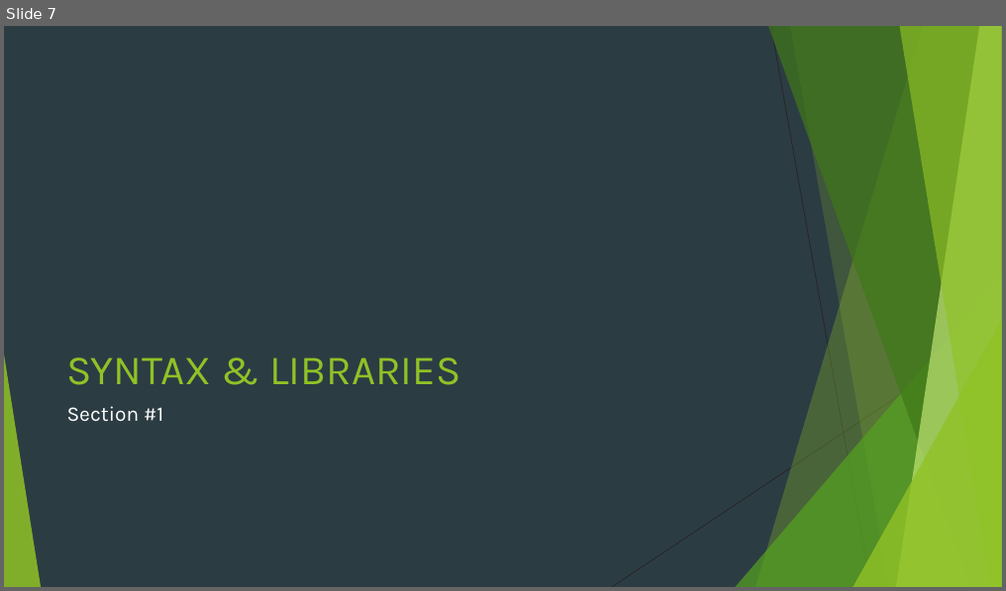
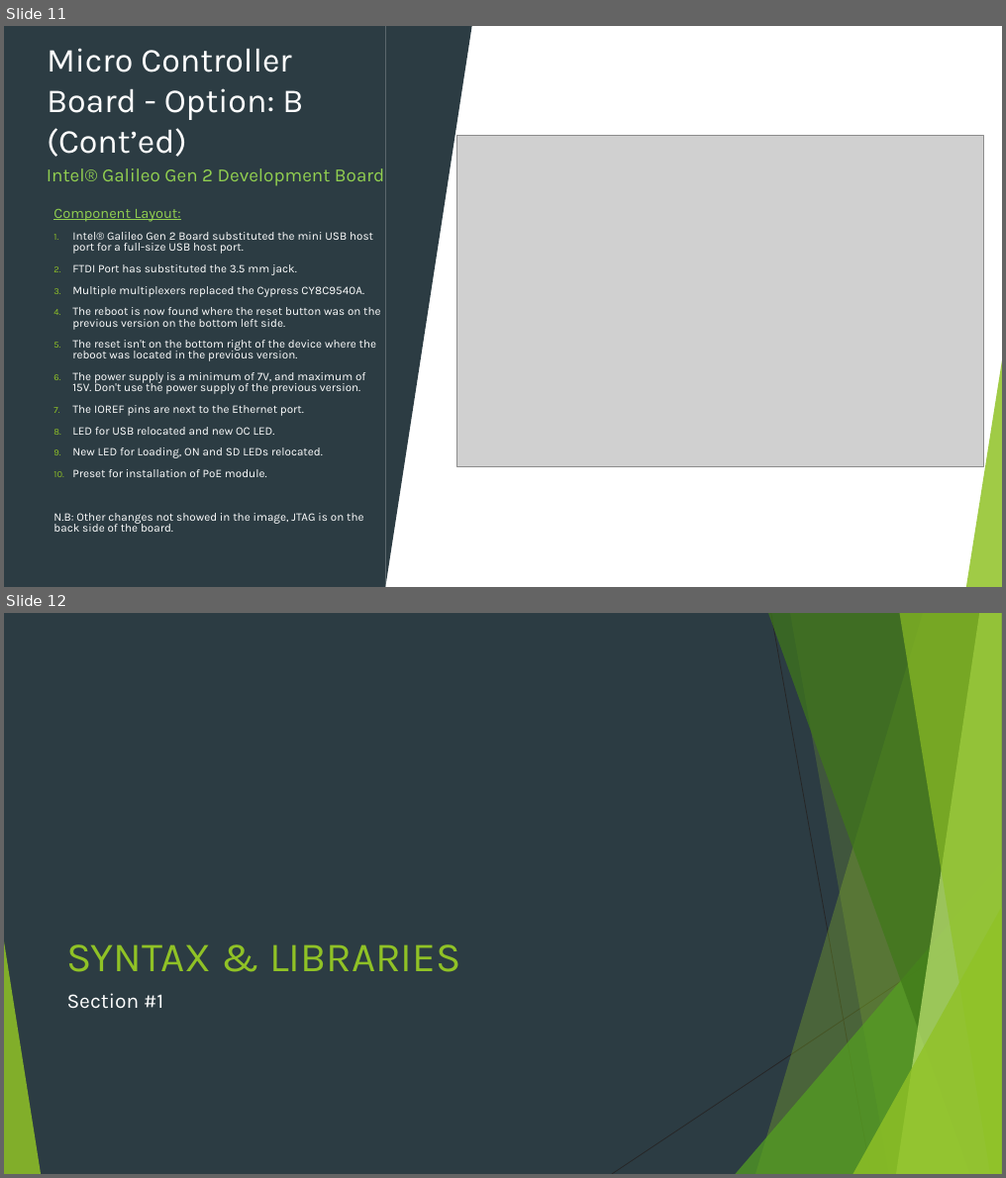
Before and after one commit to HYDROXY-RESEARCH-GROUP/H20-DECOMPOSITION, a slide deck: Display Output/Display Output.pptx. Shown one above the other, each under a label of ours: slide 7 before the commit, slides 11 and 12 after it. The pictures are 1006x591 and 1006x1178 pixels, drawn with LibreOffice and Linux fonts; fonts in the diff are those of the drawing; grey boxes stand for pictures. Boxes give left, top, right and bottom in pixels: in the first picture for what was removed or moved away, otherwise in the second. Text is boxed around its words. In the diff, an @@ line names an element or a change of style, - is before the commit and + after.

```diff
--- a/Display Output/Display Output.pptx
+++ b/Display Output/Display Output.pptx
@@ slide 11 added at [4,26,1002,587], background #FFFFFF; not listed: 8 template elements that a slide beside it also shows @@
@@ rectangle added at [4,26,1002,587], fill #FFFFFF @@
@@ rectangle added at [4,26,386,587], fill #2C3C43 @@
@@ title added at [47,48,303,157], 32.4 pt, text #FFFFFF @@
+Micro Controller Board - Option: B (Cont’ed)
@@ triangle added at [386,26,472,587], fill #2C3C43 @@
@@ picture added at [456,135,983,468] @@
@@ text added at [47,169,384,186], 18 pt, text #92D050 @@
+Intel® Galileo Gen 2 Development Board
@@ text added at [54,209,380,532], 11.1 pt, text #FFFFFF @@
+Component Layout:
+1. Intel® Galileo Gen 2 Board substituted the mini USB host port for a full-size USB host port.
+2. FTDI Port has substituted the 3.5 mm jack.
+3. Multiple multiplexers replaced the Cypress CY8C9540A.
+4. The reboot is now found where the reset button was on the previous version on the bottom left side.
+5. The reset isn't on the bottom right of the device where the reboot was located in the previous version.
+6. The power supply is a minimum of 7V, and maximum of 15V. Don't use the power supply of the previous version.
+7. The IOREF pins are next to the Ethernet port.
+8. LED for USB relocated and new OC LED.
+9. New LED for Loading, ON and SD LEDs relocated.
+10. Preset for installation of PoE module.
+N.B: Other changes not showed in the image, JTAG is on the back side of the board.
@@ group added at [4,26,1002,587]: 5 freeform shapes, 3 triangles, 2 lines @@
@@ triangle added at [966,355,1002,587], fill #90C226 at 85% opacity @@
@@ what was slide 7 is now slide 12 @@
```
Also in this commit, not shown: 3 slides changed, 7 other slides added, 28 other files.
